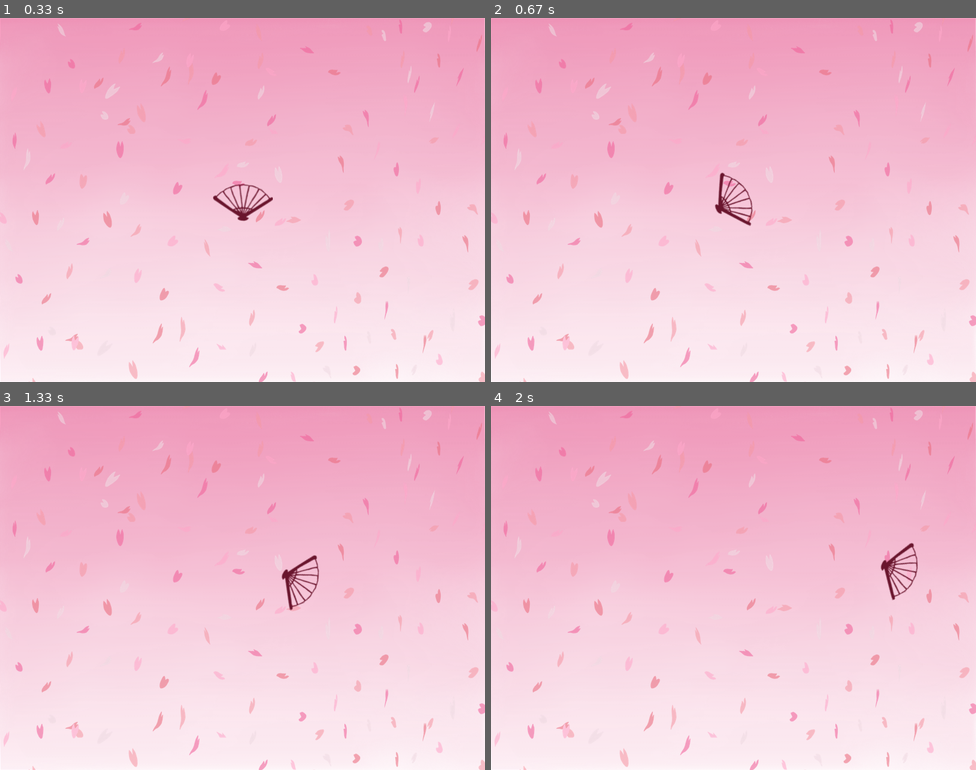
Above: before the commit, frames 1-4 (two rows, left to right).
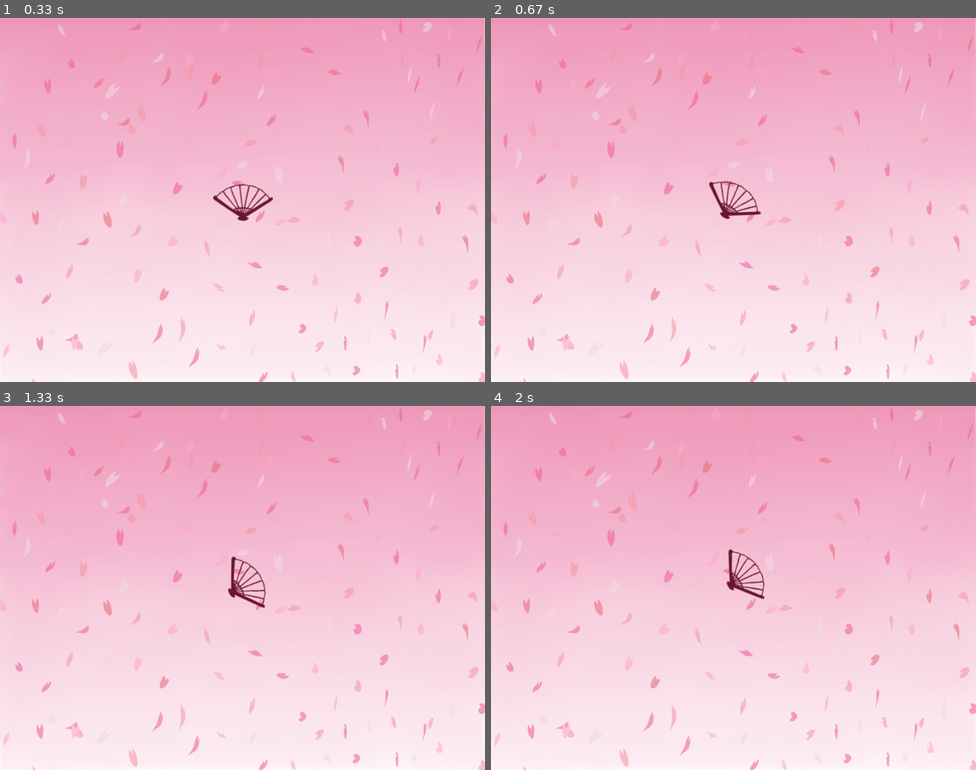
Above: after the commit, the same moments.

Repository: AlysonO/Asteroid_game
Game: pygame game, started from __main__.py
Two runs of this game, one before a commit and one after it. Both use one fixed random seed, a clock stepped at 60 frames per second and the inputs below.
Inputs:
- Up to frame 1 (0.33 s): no input
- Up to frame 2 (0.67 s): hold Right from 0.33 s (still down)
- Up to frame 3 (1.33 s): release Right at 0.8 s; hold Up 0.83-1.13 s; hold Right from 1.17 s (still down)
- Up to frame 4 (2 s): release Right at 1.63 s; hold Left from 1.67 s (still down)

Frame 1 is identical in both runs. In frame 2, 0.6% of the frame differs, in the area x 44-56%, y 42-58%; in frame 3, 0.8%, in the area x 47-66%, y 41-57%; in frame 4, 0.8%.

Commit message:
lowered the fps rate and the acceleration of the fan

Diff:
--- a/game.py
+++ b/game.py
@@ -45,4 +45,4 @@
         self.screen.blit(self.background, (0, 0))
         self.spaceship.draw(self.screen)
         pygame.display.flip()
-        self.clock.tick(60)
+        self.clock.tick(30)
--- a/models.py
+++ b/models.py
@@ -25,7 +25,7 @@
 
 class Spaceship(GameObject):
     MANEUVERABILITY = 3
-    ACCELERATION = 0.25
+    ACCELERATION = 0.1
 
     def __init__(self, position):
         # Copies the UP vector
